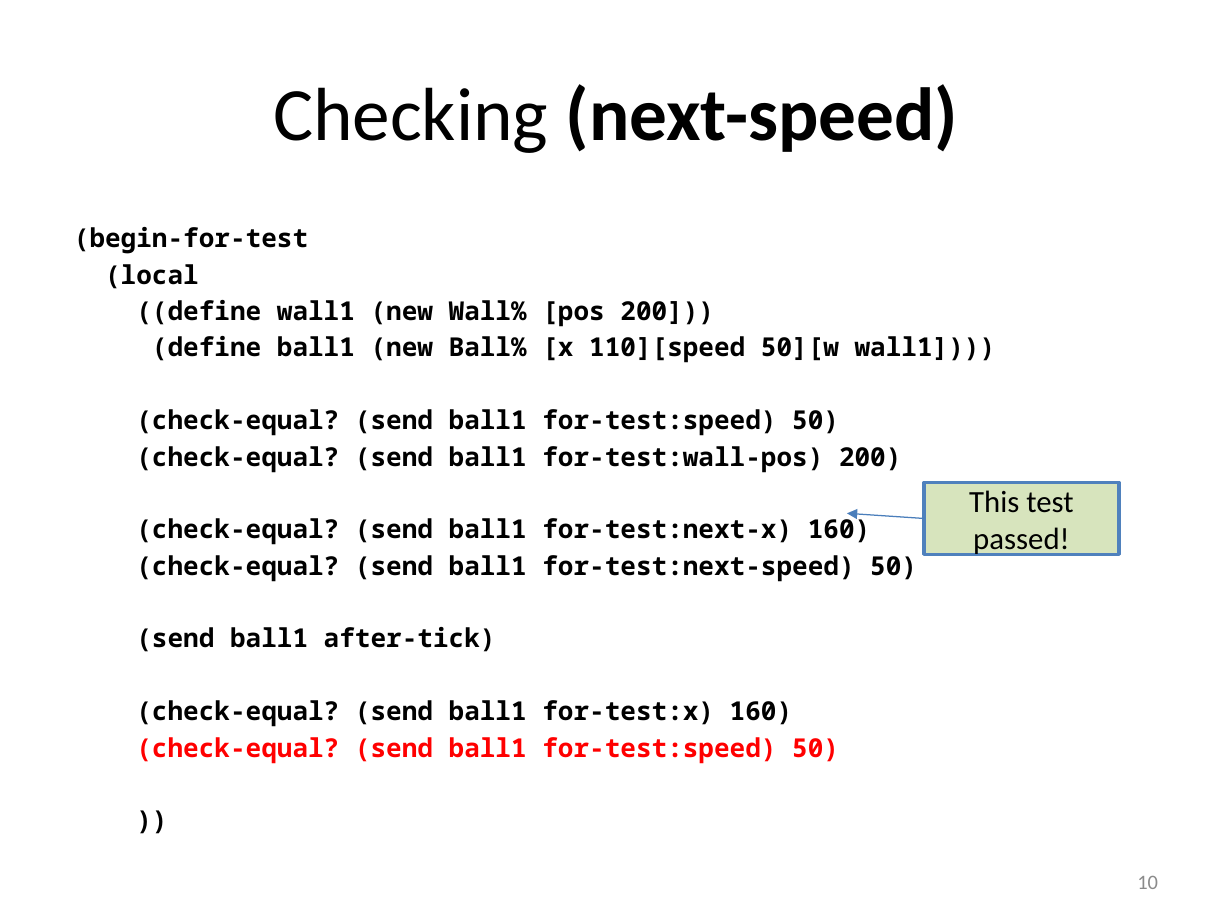
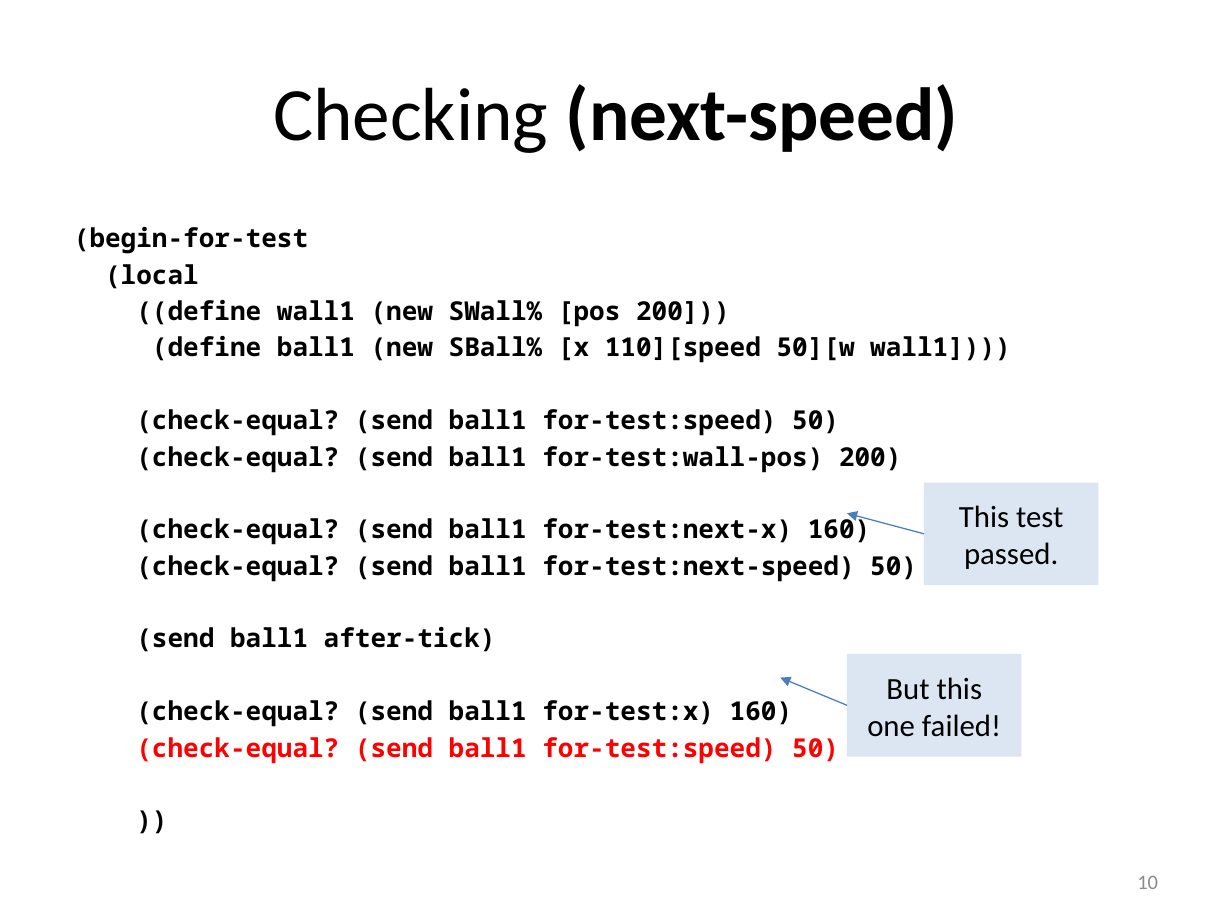
Before and after one commit to mwand/cs5010f16, a slide deck: slide 10 of Slides/Lesson 10.7 Testing Mutable Objects.pptx. Drawn at 1232x924 pixels with LibreOffice and Linux fonts; fonts in the diff are those of the drawing. Boxes give left, top, right and bottom in pixels: in the first picture for what was removed or moved away, otherwise in the second. Text is boxed around its words. In the diff, an @@ line names an element or a change of style, - is before the commit and + after.

```diff
--- a/Slides/Lesson 10.7 Testing Mutable Objects.pptx
+++ b/Slides/Lesson 10.7 Testing Mutable Objects.pptx
@@ text at [136, 300, 1011, 363]: text changed @@
-((define wall1 (new Wall% [pos 200]))
-(define ball1 (new Ball% [x 110][speed 50][w wall1])))
+((define wall1 (new SWall% [pos 200]))
+(define ball1 (new SBall% [x 110][speed 50][w wall1])))
@@ rectangle "This test passed.": place and size @@
-rectangle "This test passed." at [924, 483, 1119, 554]
+rectangle "This test passed." at [924, 483, 1099, 585]
@@ rectangle "This test passed." at [924, 483, 1099, 585]: fill #D7E4BD to #DCE6F2; outline #4F81BD 2 pt to none @@
@@ text in rectangle at [959, 505, 1063, 569]: text changed @@
-This test passed!
+This test passed.
@@ arrow moved from (924, 519) - (848, 514) to (924, 533) - (848, 514) @@
@@ rectangle added at [848, 654, 1023, 756], fill #DCE6F2, 18 pt, text #000000 @@
+But this one failed!
@@ arrow added from (848, 705) to (780, 678), #4B7EBC 0.75 pt @@
```
Also in this commit, not shown: 9 other slides changed, 8 other files.
